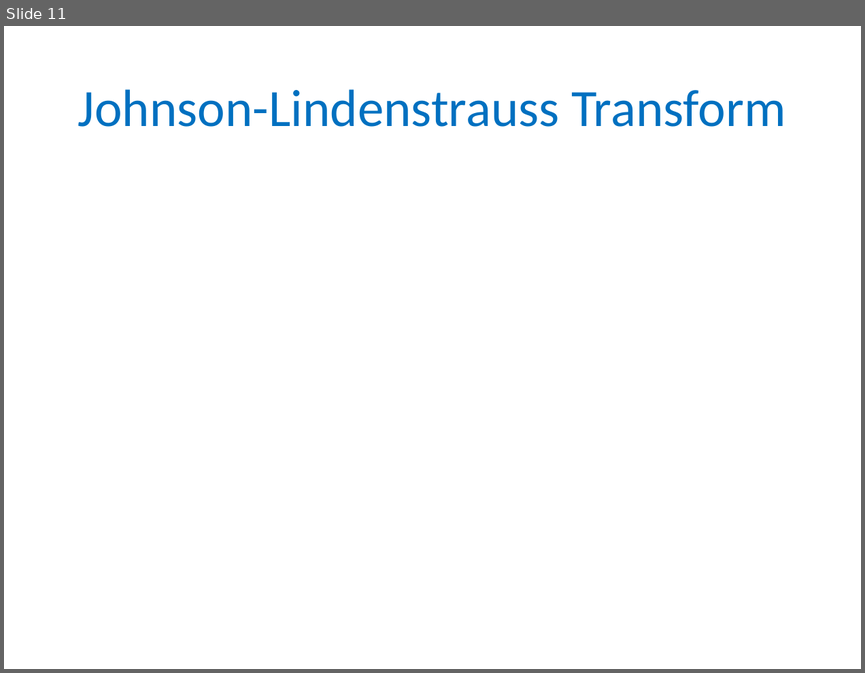
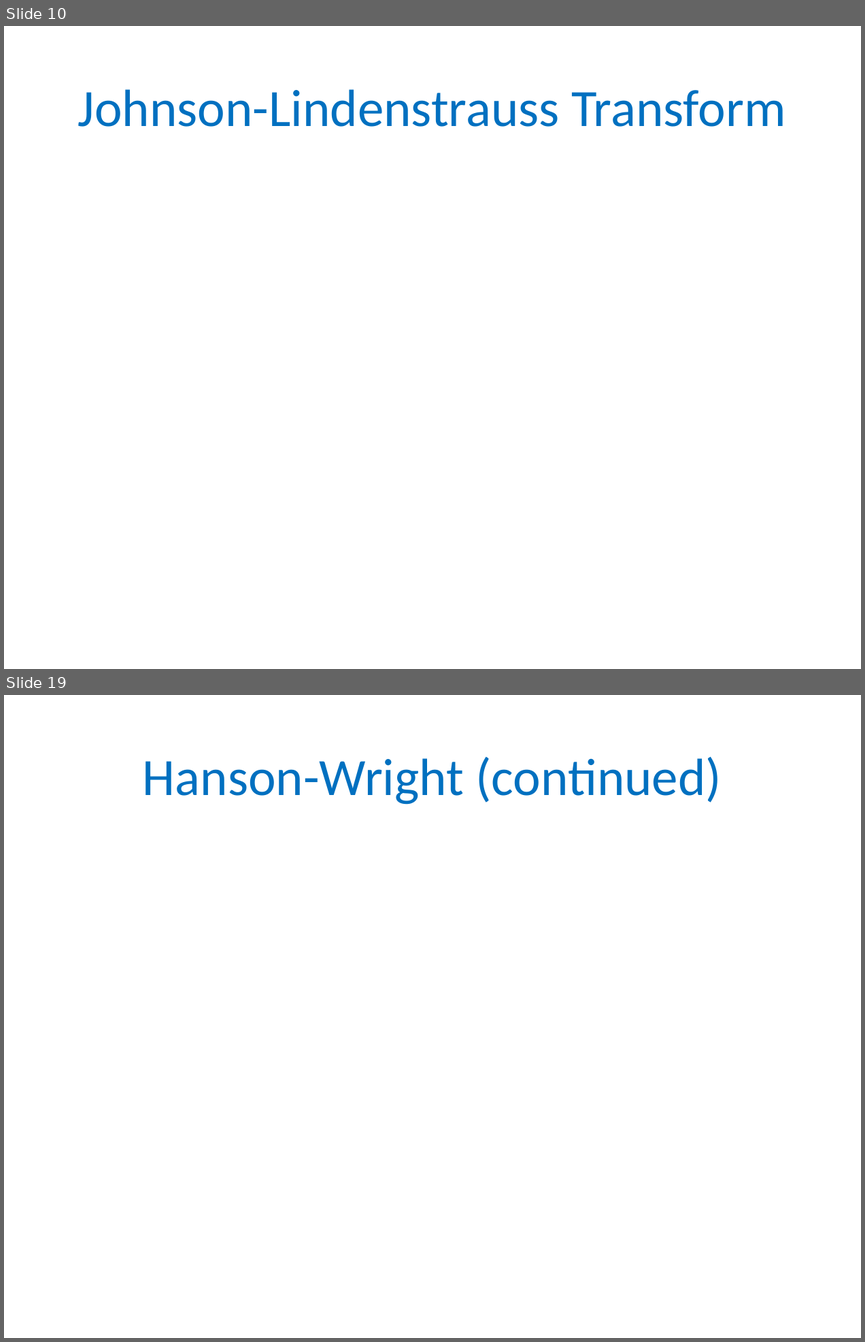
Before and after one commit to gyaroslavtsev/gyaroslavtsev.github.io, a slide deck: big-data/lecture05.pptx. Shown one above the other, each under a label of ours: slide 11 before the commit, slides 10 and 19 after it; the slides between them are not shown. The pictures are 865x673 and 865x1342 pixels, drawn with LibreOffice and Linux fonts; fonts in the diff are those of the drawing; grey boxes stand for pictures. Boxes give left, top, right and bottom in pixels: in the first picture for what was removed or moved away, otherwise in the second. Text is boxed around its words. In the diff, an @@ line names an element or a change of style, - is before the commit and + after.

```diff
--- a/big-data/lecture05.pptx
+++ b/big-data/lecture05.pptx
@@ slide 19 added at (x1=4, y1=695, x2=861, y2=1338), background #FFFFFF @@
@@ title added at (x1=143, y1=757, x2=721, y2=804), 44 pt, text #0070C0 @@
+Hanson-Wright (continued)
@@ what was slide 11 is now slide 10 @@
```
Also in this commit, not shown: 8 other slides added, 1 slide removed, 3 other files.
